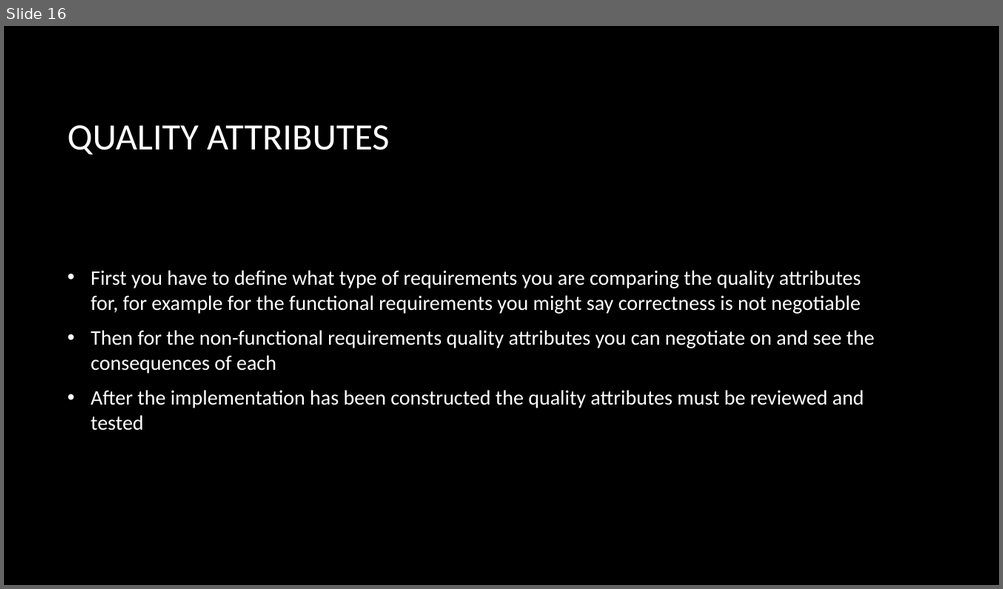
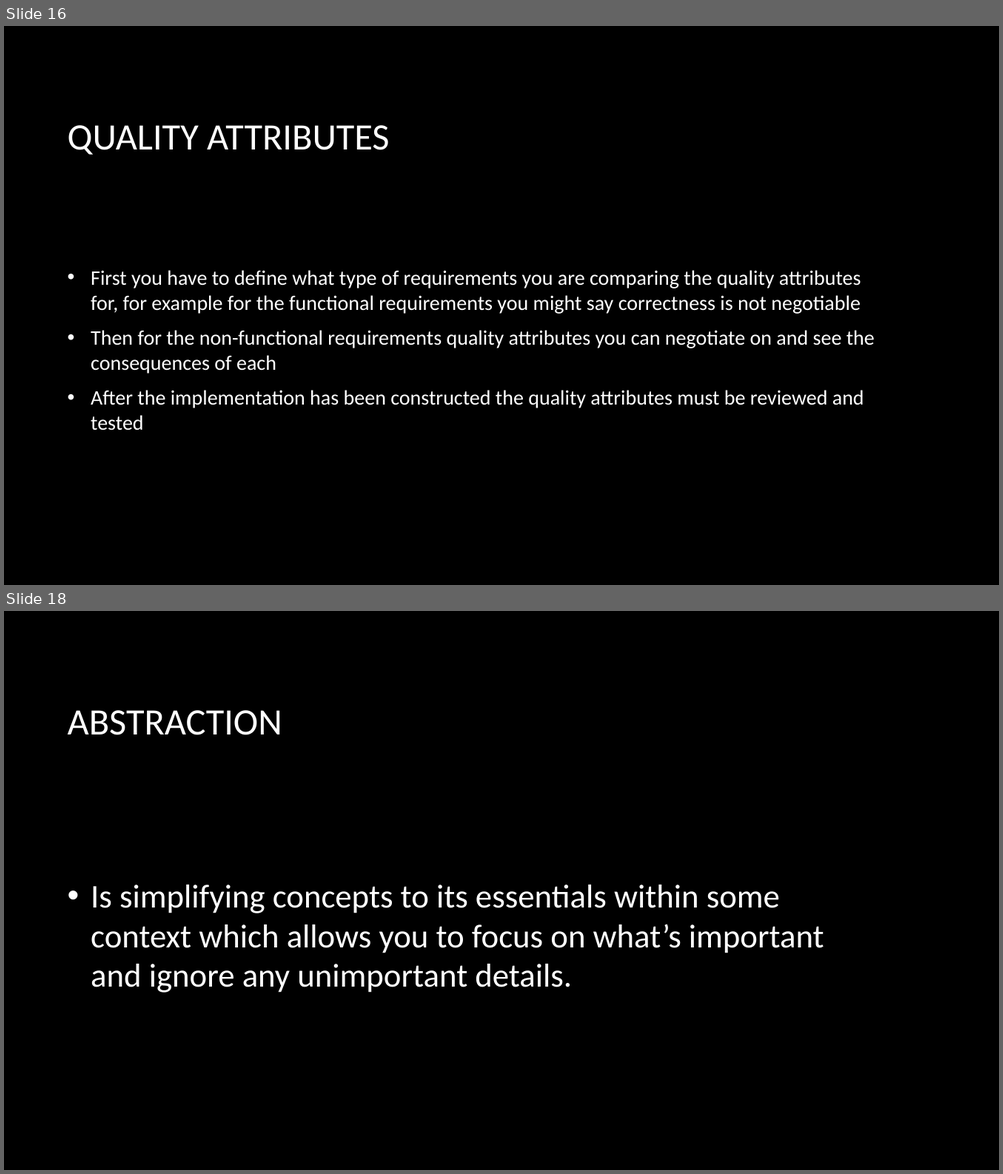
Before and after one commit to ahmedmagdy492/My-Hacking-Tutorails, a slide deck: Study/Object Oriented Design/Week 1 Objectives.pptx. Shown one above the other, each under a label of ours: slide 16 before the commit, slides 16 and 18 after it; the slides between them are not shown. The pictures are 1003x589 and 1003x1174 pixels, drawn with LibreOffice and Linux fonts; fonts in the diff are those of the drawing; background and template pictures are left out. Boxes give left, top, right and bottom in pixels: in the first picture for what was removed or moved away, otherwise in the second. Text is boxed around its words. In the diff, an @@ line names an element or a change of style, - is before the commit and + after.

```diff
--- a/Study/Object Oriented Design/Week 1 Objectives.pptx
+++ b/Study/Object Oriented Design/Week 1 Objectives.pptx
@@ slide 18 added at bbox=[4, 611, 999, 1170], background picture (left out) @@
@@ title added at bbox=[68, 710, 282, 735], 36 pt, text #FFFFFF @@
+ABSTRACTION
@@ text added at bbox=[91, 885, 824, 993], 32 pt, text #FFFFFF @@
+• Is simplifying concepts to its essentials within some context which allows you to focus on what’s important and ignore any unimportant details.
```
Also in this commit, not shown: 16 other slides added, 7 other files.
